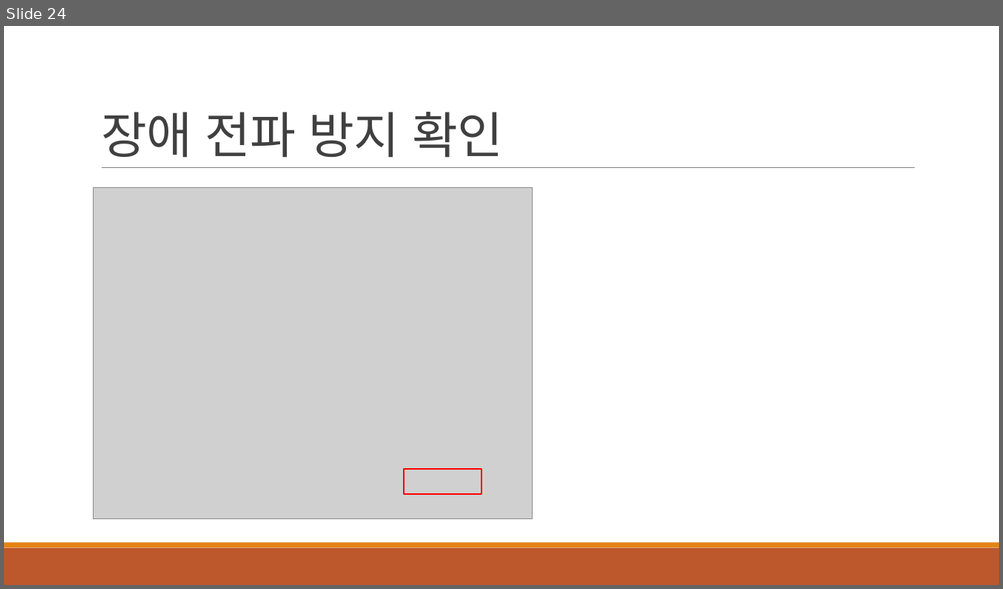
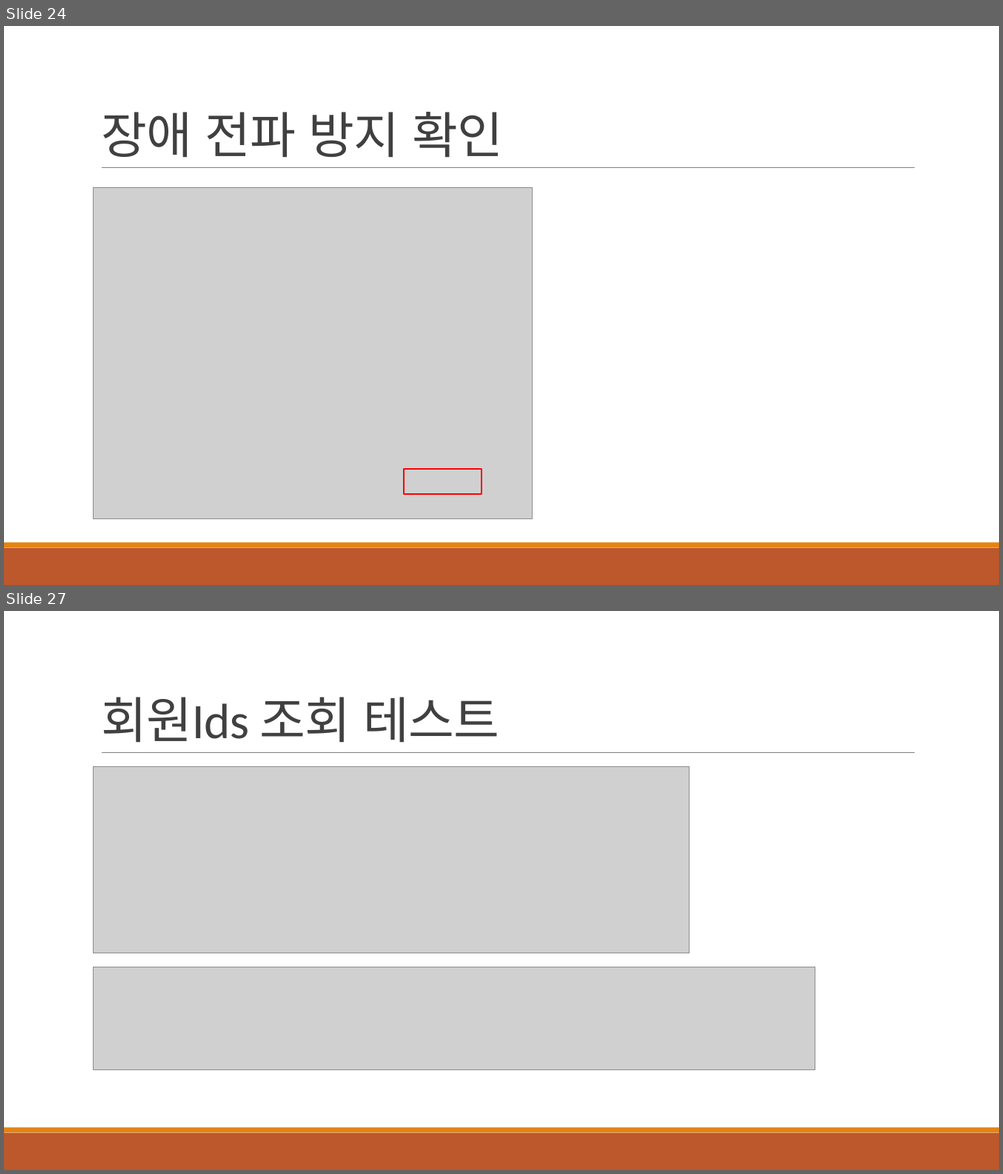
Before and after one commit to khb3025/study-msa, a slide deck: msa-ppt/3.데이터 조회 API 구현.pptx. Shown one above the other, each under a label of ours: slide 24 before the commit, slides 24 and 27 after it; the slides between them are not shown. The pictures are 1003x589 and 1003x1174 pixels, drawn with LibreOffice and Linux fonts; fonts in the diff are those of the drawing; grey boxes stand for pictures. Boxes give left, top, right and bottom in pixels: in the first picture for what was removed or moved away, otherwise in the second. Text is boxed around its words. In the diff, an @@ line names an element or a change of style, - is before the commit and + after.

Commit message:
feat : 회원 리스트 ids 조회 API

```diff
--- a/msa-ppt/3.데이터 조회 API 구현.pptx
+++ b/msa-ppt/3.데이터 조회 API 구현.pptx
@@ slide 27 added at (x1=4, y1=611, x2=999, y2=1170), background #FFFFFF; not listed: 3 template elements that a slide beside it also shows @@
@@ title added at (x1=101, y1=697, x2=500, y2=743), 48 pt, text #404040 @@
+회원Ids 조회 테스트
@@ picture added at (x1=94, y1=767, x2=689, y2=954) @@
@@ picture added at (x1=94, y1=968, x2=815, y2=1071) @@
```
Also in this commit, not shown: 2 other slides added, 3 other files.
